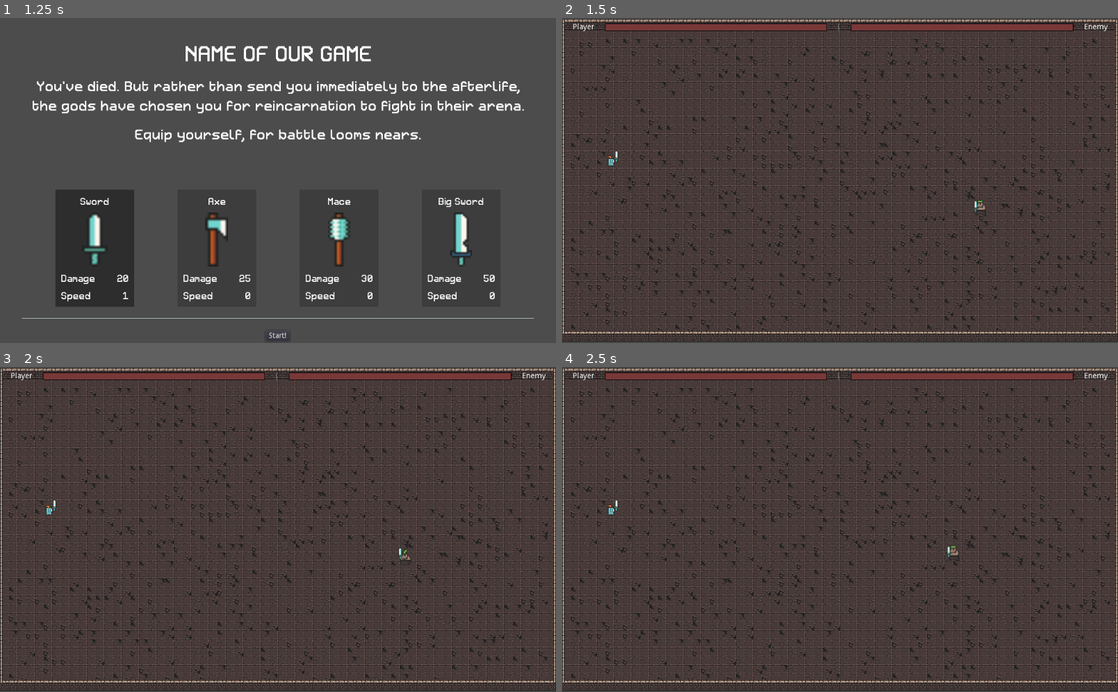
Above: before the commit, frames 1-4 (two rows, left to right).
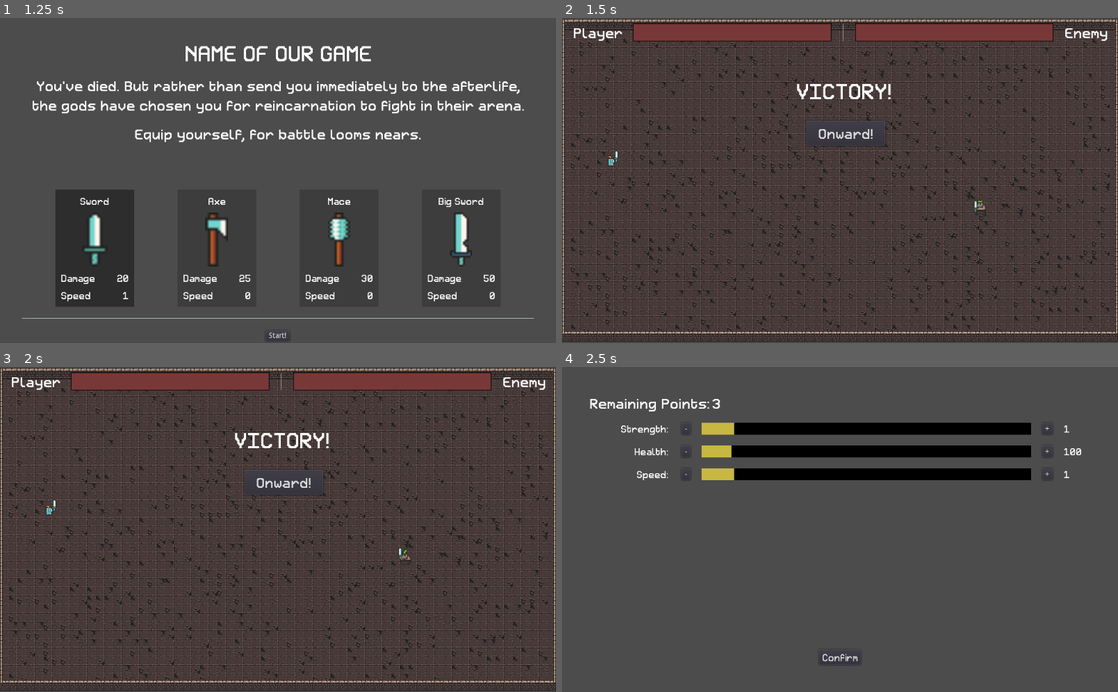
Above: after the commit, the same moments.

Repository: josephmbustamante/ludum-dare-45
Game: Godot game, scene res://Scenes/WeaponPickerScreen.tscn
Two runs of this game, one before a commit and one after it. Both use one fixed random seed, a clock stepped at 60 frames per second and the inputs below.
Inputs (mouse positions are in pixels of both pictures, inside the frame that each line leads up to):
- Up to frame 1 (1.25 s): tap Enter at 0.5 s; move the mouse to (94, 248) at 0.52 s; hold Right (right) from 0.53 s (still down); click (94, 248) at 0.6 s
- Up to frame 2 (1.5 s): release Right (right) at 1.25 s; click "Start!" at 1.25 s
- Up to frame 3 (2 s): no input
- Up to frame 4 (2.5 s): click (845, 484) at 2 s, where only the run after the commit has a clickable "Onward!"

Frame 1 is identical in both runs. In frame 2, 3.7% of the frame differs, in the area x 2-99%, y 1-40%; in frame 3, 3.7%; in frame 4, 31%, in the area x 0-100%, y 0-100%.

Commit message:
Change all fonts to be retron

Diff:
--- a/Scenes/BattleUI.tscn
+++ b/Scenes/BattleUI.tscn
@@ -1,7 +1,8 @@
-[gd_scene load_steps=3 format=2]
+[gd_scene load_steps=4 format=2]
 
 [ext_resource path="res://Scripts/BattleUI.gd" type="Script" id=1]
-[ext_resource path="res://Scenes/HealthBar.tscn" type="PackedScene" id=2]
+[ext_resource path="res://Resources/Retron2000Body.tres" type="DynamicFont" id=2]
+[ext_resource path="res://Scenes/HealthBar.tscn" type="PackedScene" id=3]
 
 [node name="BattleUI" type="MarginContainer"]
 anchor_right = 1.0
@@ -25,28 +26,34 @@
 
 [node name="Columns" type="HBoxContainer" parent="Rows"]
 margin_right = 984.0
-margin_bottom = 14.0
+margin_bottom = 33.0
 size_flags_horizontal = 3
 custom_constants/separation = 20
 
 [node name="PlayerLabel" type="Label" parent="Rows/Columns"]
-margin_right = 39.0
-margin_bottom = 14.0
+margin_right = 91.0
+margin_bottom = 33.0
+custom_fonts/font = ExtResource( 2 )
 text = "Player"
 
-[node name="PlayerHealthBar" parent="Rows/Columns" instance=ExtResource( 2 )]
+[node name="PlayerHealthBar" parent="Rows/Columns" instance=ExtResource( 3 )]
+margin_left = 111.0
+margin_right = 475.0
+margin_bottom = 33.0
 
 [node name="Placeholder" type="VSeparator" parent="Rows/Columns"]
-margin_left = 488.0
-margin_right = 492.0
-margin_bottom = 14.0
+margin_left = 495.0
+margin_right = 499.0
+margin_bottom = 33.0
 
-[node name="EnemyHealthBar" parent="Rows/Columns" instance=ExtResource( 2 )]
-margin_left = 512.0
-margin_right = 921.0
+[node name="EnemyHealthBar" parent="Rows/Columns" instance=ExtResource( 3 )]
+margin_left = 519.0
+margin_right = 883.0
+margin_bottom = 33.0
 
 [node name="EnemyLabel" type="Label" parent="Rows/Columns"]
-margin_left = 941.0
-margin_right = 984.0
-margin_bottom = 14.0
+margin_left = 903.0
+margin_right = 983.0
+margin_bottom = 33.0
+custom_fonts/font = ExtResource( 2 )
 text = "Enemy"
--- a/Scenes/HealthBar.tscn
+++ b/Scenes/HealthBar.tscn
@@ -1,6 +1,6 @@
 [gd_scene load_steps=4 format=2]
 
-[ext_resource path="res://Scenes/HealthBar.gd" type="Script" id=1]
+[ext_resource path="res://Scripts/HealthBar.gd" type="Script" id=1]
 
 [sub_resource type="StyleBoxFlat" id=1]
 bg_color = Color( 0.47451, 0.223529, 0.223529, 1 )
--- a/Scenes/LevelUp.tscn
+++ b/Scenes/LevelUp.tscn
@@ -1,7 +1,9 @@
-[gd_scene load_steps=3 format=2]
+[gd_scene load_steps=5 format=2]
 
 [ext_resource path="res://Scripts/LevelUp.gd" type="Script" id=1]
-[ext_resource path="res://Scenes/LevelUpField.tscn" type="PackedScene" id=2]
+[ext_resource path="res://Resources/Retron2000Body.tres" type="DynamicFont" id=2]
+[ext_resource path="res://Scenes/LevelUpField.tscn" type="PackedScene" id=3]
+[ext_resource path="res://Resources/Retron2000Small.tres" type="DynamicFont" id=4]
 
 [node name="LevelUp" type="MarginContainer"]
 anchor_right = 1.0
@@ -23,49 +25,58 @@
 
 [node name="HBoxContainer" type="HBoxContainer" parent="Rows"]
 margin_right = 924.0
-margin_bottom = 14.0
+margin_bottom = 33.0
 
 [node name="RemainingPointsLabel" type="Label" parent="Rows/HBoxContainer"]
-margin_right = 115.0
-margin_bottom = 14.0
+margin_right = 222.0
+margin_bottom = 33.0
+custom_fonts/font = ExtResource( 2 )
 text = "Remaining Points:"
 
 [node name="RemainingPointsValue" type="Label" parent="Rows/HBoxContainer"]
-margin_left = 119.0
+margin_left = 226.0
 margin_right = 924.0
-margin_bottom = 14.0
+margin_bottom = 33.0
 size_flags_horizontal = 3
+custom_fonts/font = ExtResource( 2 )
 text = "0"
 
-[node name="StrengthLevelUpField" parent="Rows" instance=ExtResource( 2 )]
-margin_top = 34.0
+[node name="StrengthLevelUpField" parent="Rows" instance=ExtResource( 3 )]
+margin_top = 53.0
 margin_right = 924.0
-margin_bottom = 54.0
+margin_bottom = 75.0
 fieldName = "Strength"
 
-[node name="HealthLevelUpField" parent="Rows" instance=ExtResource( 2 )]
-margin_top = 74.0
+[node name="HealthLevelUpField" parent="Rows" instance=ExtResource( 3 )]
+margin_top = 95.0
 margin_right = 924.0
-margin_bottom = 94.0
+margin_bottom = 117.0
 fieldName = "Health"
 
-[node name="SpeedLevelUpField" parent="Rows" instance=ExtResource( 2 )]
-margin_top = 114.0
+[node name="SpeedLevelUpField" parent="Rows" instance=ExtResource( 3 )]
+margin_top = 137.0
 margin_right = 924.0
-margin_bottom = 134.0
+margin_bottom = 159.0
 fieldName = "Speed"
 
 [node name="HSeparator" type="ColorRect" parent="Rows"]
-margin_top = 154.0
+margin_top = 179.0
 margin_right = 924.0
-margin_bottom = 460.0
+margin_bottom = 452.0
 size_flags_vertical = 3
 color = Color( 1, 1, 1, 0 )
 
-[node name="Confirm" type="Button" parent="Rows"]
-margin_top = 480.0
+[node name="CenterContainer" type="CenterContainer" parent="Rows"]
+margin_top = 472.0
 margin_right = 924.0
 margin_bottom = 500.0
+
+[node name="Confirm" type="Button" parent="Rows/CenterContainer"]
+margin_left = 423.0
+margin_right = 501.0
+margin_bottom = 28.0
+size_flags_horizontal = 0
+custom_fonts/font = ExtResource( 4 )
 text = "Confirm"
 [connection signal="decrease_pressed" from="Rows/StrengthLevelUpField" to="." method="_on_StrengthLevelUpField_decrease_pressed"]
 [connection signal="increase_pressed" from="Rows/StrengthLevelUpField" to="." method="_on_StrengthLevelUpField_increase_pressed"]
@@ -73,4 +84,4 @@
 [connection signal="increase_pressed" from="Rows/HealthLevelUpField" to="." method="_on_HealthLevelUpField_increase_pressed"]
 [connection signal="decrease_pressed" from="Rows/SpeedLevelUpField" to="." method="_on_SpeedLevelUpField_decrease_pressed"]
 [connection signal="increase_pressed" from="Rows/SpeedLevelUpField" to="." method="_on_SpeedLevelUpField_increase_pressed"]
-[connection signal="pressed" from="Rows/Confirm" to="." method="_on_Confirm_pressed"]
+[connection signal="pressed" from="Rows/CenterContainer/Confirm" to="." method="_on_Confirm_pressed"]
--- a/Scenes/LevelUpField.tscn
+++ b/Scenes/LevelUpField.tscn
@@ -1,6 +1,7 @@
-[gd_scene load_steps=4 format=2]
+[gd_scene load_steps=5 format=2]
 
 [ext_resource path="res://Scripts/LevelUpField.gd" type="Script" id=1]
+[ext_resource path="res://Resources/Retron2000Small.tres" type="DynamicFont" id=2]
 
 [sub_resource type="StyleBoxFlat" id=1]
 bg_color = Color( 0.780392, 0.72549, 0.254902, 1 )
@@ -9,28 +10,29 @@
 bg_color = Color( 0, 0, 0, 1 )
 
 [node name="LevelUpField" type="HBoxContainer"]
-margin_right = 277.0
+margin_right = 293.0
 margin_bottom = 40.0
 custom_constants/separation = 20
 script = ExtResource( 1 )
 
 [node name="AbilityNameLabel" type="Label" parent="."]
-margin_top = 13.0
-margin_right = 100.0
-margin_bottom = 27.0
-rect_min_size = Vector2( 100, 0 )
+margin_top = 9.0
+margin_right = 150.0
+margin_bottom = 31.0
+rect_min_size = Vector2( 150, 0 )
+custom_fonts/font = ExtResource( 2 )
 text = "Ability:"
 align = 2
 
 [node name="Decrease" type="Button" parent="."]
-margin_left = 120.0
-margin_right = 137.0
+margin_left = 170.0
+margin_right = 187.0
 margin_bottom = 40.0
 text = "-"
 
 [node name="ProgressBar" type="ProgressBar" parent="."]
-margin_left = 157.0
-margin_right = 192.0
+margin_left = 207.0
+margin_right = 208.0
 margin_bottom = 40.0
 size_flags_horizontal = 3
 size_flags_vertical = 1
@@ -42,18 +44,18 @@
 percent_visible = false
 
 [node name="Increase" type="Button" parent="."]
-margin_left = 212.0
-margin_right = 232.0
+margin_left = 228.0
+margin_right = 248.0
 margin_bottom = 40.0
 text = "+"
 
 [node name="CurrentLevelLabel" type="Label" parent="."]
-margin_left = 252.0
-margin_top = 13.0
-margin_right = 277.0
-margin_bottom = 27.0
-rect_min_size = Vector2( 25, 0 )
+margin_left = 268.0
+margin_top = 9.0
+margin_right = 293.0
+margin_bottom = 31.0
+rect_min_size = Vector2( 50, 0 )
+custom_fonts/font = ExtResource( 2 )
 text = "1"
-align = 2
 [connection signal="pressed" from="Decrease" to="." method="_on_Decrease_pressed"]
 [connection signal="pressed" from="Increase" to="." method="_on_Increase_pressed"]
--- a/Scenes/Main.tscn
+++ b/Scenes/Main.tscn
@@ -1,9 +1,11 @@
-[gd_scene load_steps=5 format=2]
+[gd_scene load_steps=7 format=2]
 
 [ext_resource path="res://Scripts/Main.gd" type="Script" id=1]
 [ext_resource path="res://Resources/DungeonTiles.tres" type="TileSet" id=2]
 [ext_resource path="res://Scenes/Player.tscn" type="PackedScene" id=3]
 [ext_resource path="res://Scenes/BattleUI.tscn" type="PackedScene" id=4]
+[ext_resource path="res://Resources/Retron2000Title.tres" type="DynamicFont" id=5]
+[ext_resource path="res://Resources/Retron2000Body.tres" type="DynamicFont" id=6]
 
 [node name="Main" type="Node2D"]
 script = ExtResource( 1 )
@@ -32,23 +34,22 @@
 margin_bottom = 610.0
 
 [node name="VictoryMessage" type="Label" parent="."]
-visible = false
-margin_left = 390.0
-margin_top = 60.0
-margin_right = 473.0
-margin_bottom = 77.0
-rect_scale = Vector2( 3, 3 )
+margin_left = 430.0
+margin_top = 120.0
+margin_right = 606.0
+margin_bottom = 168.0
+custom_fonts/font = ExtResource( 5 )
 text = "Victory!"
 align = 1
 valign = 1
 uppercase = true
 
 [node name="VictoryButton" type="Button" parent="."]
-visible = false
 margin_left = 450.0
-margin_top = 130.0
-margin_right = 581.0
-margin_bottom = 150.0
+margin_top = 200.0
+margin_right = 595.0
+margin_bottom = 246.0
+custom_fonts/font = ExtResource( 6 )
 text = "Onward!"
 [connection signal="player_health_changed" from="Player" to="BattleUI" method="handle_player_health_changed"]
 [connection signal="pressed" from="VictoryButton" to="." method="_on_VictoryButton_pressed"]
Renamed: Scenes/HealthBar.gd -> Scripts/HealthBar.gd
